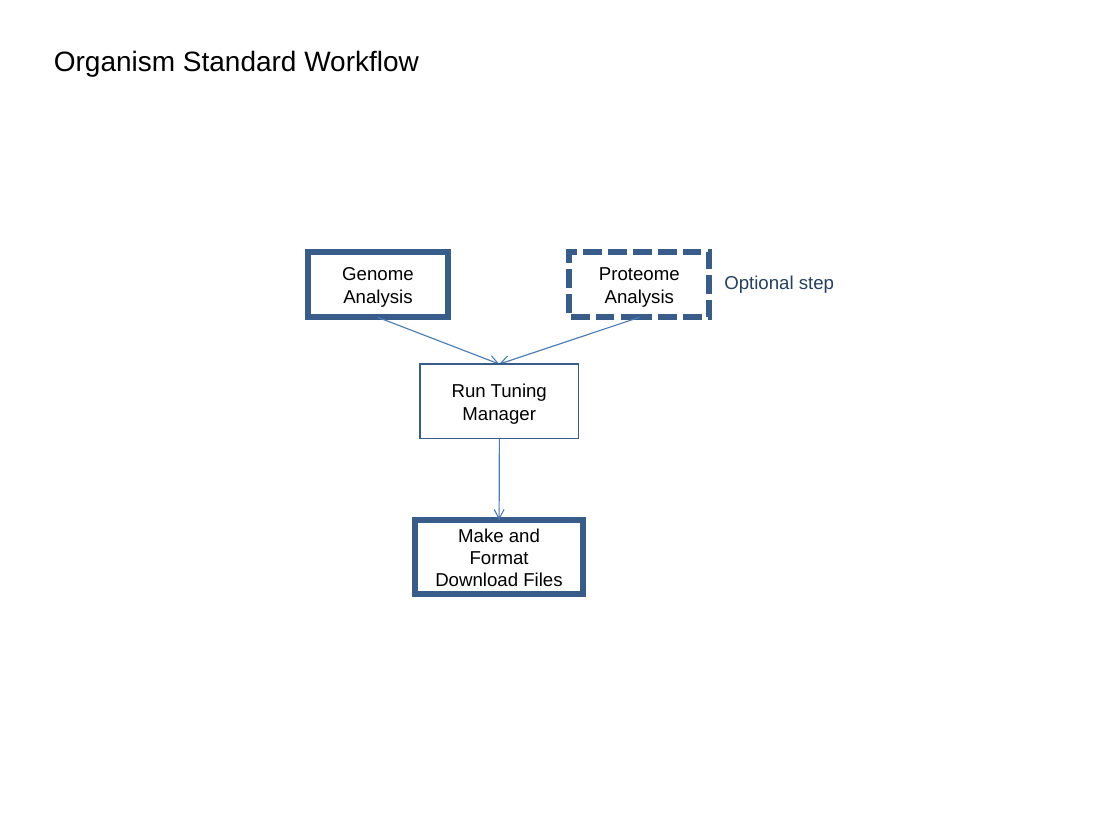
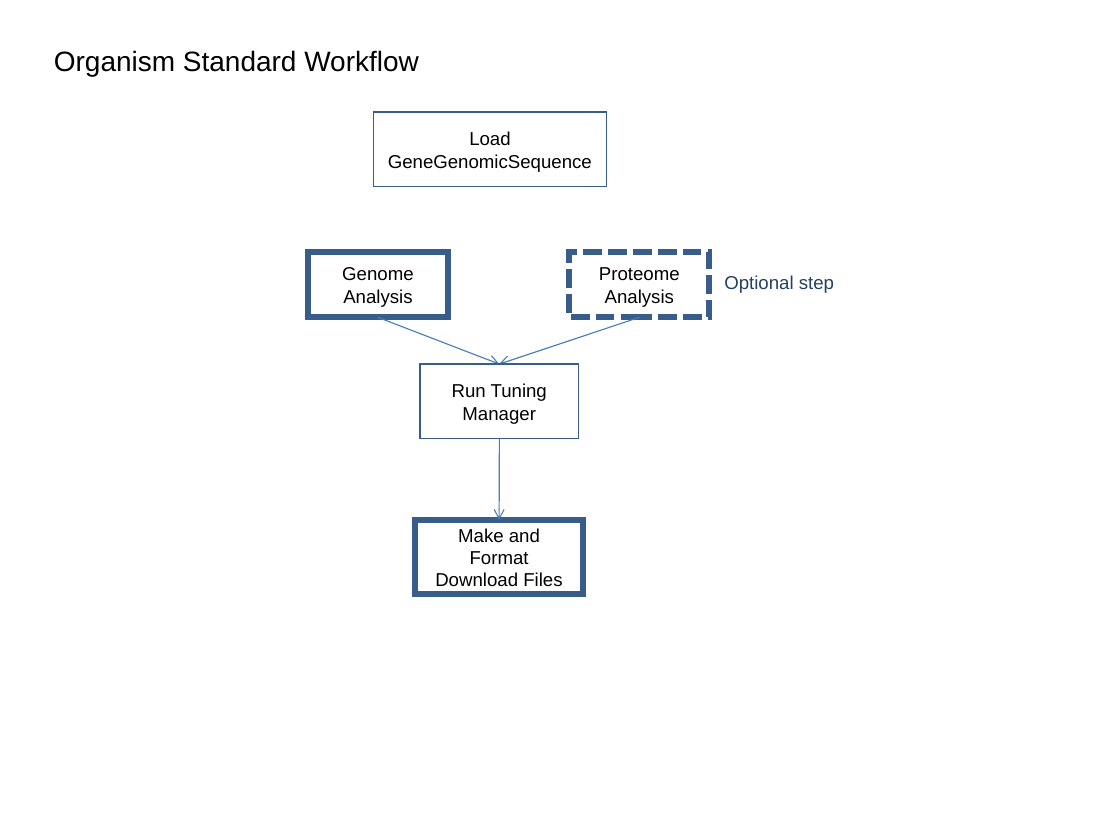
Before and after one commit to VEuPathDB/ApiCommonWorkflow, a slide deck: slide 6 of Main/doc/IntegratedWorkflow.ppt. Drawn at 1120x840 pixels with LibreOffice and Linux fonts; fonts in the diff are those of the drawing. Boxes give left, top, right and bottom in pixels: in the first picture for what was removed or moved away, otherwise in the second. Text is boxed around its words. In the diff, an @@ line names an element or a change of style, - is before the commit and + after.

```diff
--- a/Main/doc/IntegratedWorkflow.ppt
+++ b/Main/doc/IntegratedWorkflow.ppt
@@ rectangle added at (373,112,606,187), fill #FFFFFF, outline #385D8A 0.99 pt, 12 pt, text #000000 @@
+Load GeneGenomicSequence
```
Also in this commit, not shown: 7 other slides changed.
